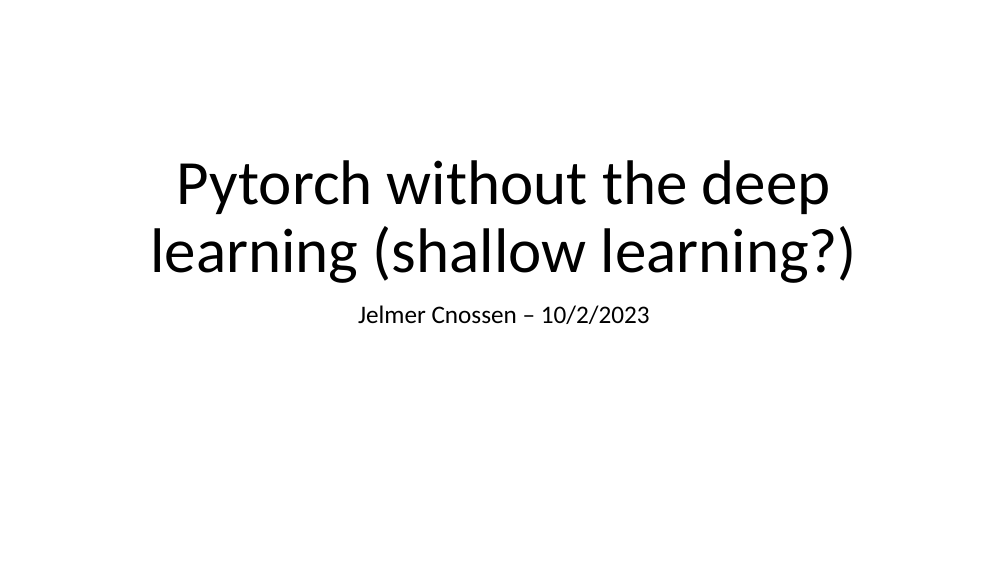
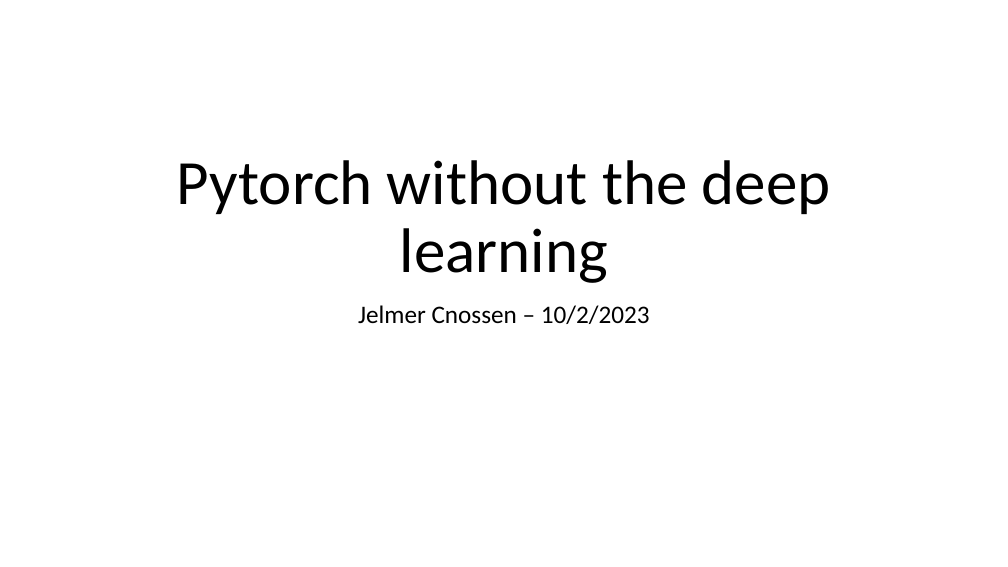
Before and after one commit to jcnossen/pytorch-tutorial, a slide deck: slide 1 of Pytorch without the neural networks.pptx. Drawn at 1008x567 pixels with LibreOffice and Linux fonts; fonts in the diff are those of the drawing. Boxes give left, top, right and bottom in pixels: in the first picture for what was removed or moved away, otherwise in the second. Text is boxed around its words. In the diff, an @@ line names an element or a change of style, - is before the commit and + after.

Commit message:
ppt adjustment

```diff
--- a/Pytorch without the neural networks.pptx
+++ b/Pytorch without the neural networks.pptx
@@ title at [177,160,831,283]: text changed @@
-Pytorch without the deep learning (shallow learning?)
+Pytorch without the deep learning
```
